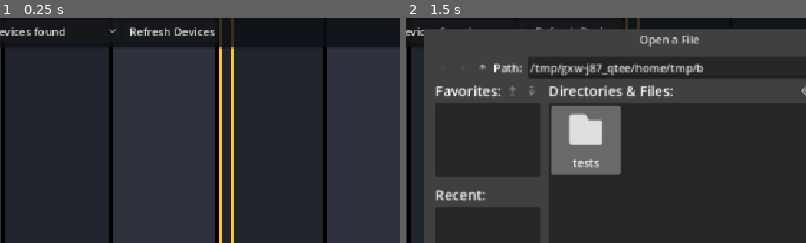
Above: before the commit, frames 1-2 (left to right).
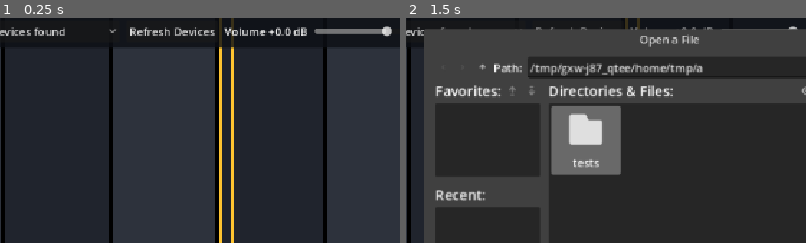
Above: after the commit, the same moments.

Repository: Tune-0-Matic/tune-o-keys
Game: Godot game, scene res://main.tscn
Same seed, same stepped clock (60 frames per second), same inputs: the game is played once before the commit and once after it.
Inputs:
- Up to frame 1 (0.25 s): no input
- Up to frame 2 (1.5 s): click "Play" at 0.5 s; click "Import MIDI" at 1.25 s
The pictures show only the part of the screen within x 17-67%, y 13-63%; the shares and areas given below are measured in that part.

The runs differ from the first frame. In frame 1, 0.9% of the frame differs, in the area x 56-98%, y 3-9%; in frame 2, 0.2%.

Commit message:
Louder: level-match each SoundFont by loudness, drop fixed -6 dB, add Volume slider
Co-Authored-By: Claude Opus 5.5 <noreply@anthropic.com>

Diff:
--- a/piano_roll.gd
+++ b/piano_roll.gd
@@ -66,6 +66,9 @@
 var label_size := 8
 var zones := []  # SoundFont.load_zones() result, or one built-in tone zone
 var playback: AudioStreamPlaybackPolyphonic
+var player := AudioStreamPlayer.new()
+var font_gain_db := 0.0  # level-matches the current SoundFont (see _select_soundfont)
+var volume_db := 0.0  # user Volume slider
 var font_picker: OptionButton
 var bpm_slider: HSlider
 var bpm_label: Label
@@ -141,10 +144,8 @@
 		add_child(layer)
 	var poly := AudioStreamPolyphonic.new()
 	poly.polyphony = 128  # engine max
-	var player := AudioStreamPlayer.new()
 	player.stream = poly
-	player.volume_db = -6.0  # headroom: full-scale piano samples clip when sustained chords stack
-	var limiter := AudioEffectHardLimiter.new()  # dense pedalled chords still sum past 0 dB; limit, don't clip
+	var limiter := AudioEffectHardLimiter.new()  # dense pedalled chords sum past 0 dB; limit, don't clip
 	limiter.ceiling_db = -0.5
 	AudioServer.add_bus_effect(0, limiter)
 	fx_bus = AudioServer.get_bus_index("Piano_FX")
@@ -329,6 +330,23 @@
 	refresh.text = "Refresh Devices"
 	refresh.pressed.connect(_refresh_midi)
 	midi_row.add_child(refresh)
+	var vol_label := Label.new()
+	midi_row.add_child(vol_label)
+	var vol := HSlider.new()
+	vol.min_value = -24.0
+	vol.max_value = 12.0
+	vol.step = 0.5
+	vol.custom_minimum_size = Vector2(160, 0)
+	vol.size_flags_vertical = Control.SIZE_SHRINK_CENTER
+	vol.value_changed.connect(func(v):
+		volume_db = v
+		vol_label.text = "Volume %+.1f dB" % v
+		_apply_volume()
+		_save_setting("volume_db", v))
+	vol.value = _load_setting("volume_db", 0.0)
+	vol_label.text = "Volume %+.1f dB" % vol.value
+	volume_db = vol.value
+	midi_row.add_child(vol)
 	var spacer := Control.new()
 	spacer.size_flags_horizontal = Control.SIZE_EXPAND_FILL
 	midi_row.add_child(spacer)
@@ -385,6 +403,18 @@
 	if zones.is_empty():
 		font_picker.select(0)
 		zones = [{lo = 0, hi = 127, vlo = 0, vhi = 127, root = 60, cents = 0, release = 0.12, stream = _synth_tone()}]
+	# Level-match: a full-velocity note lands at -14 dBFS RMS (loud, like other music players) whatever
+	# level the font was recorded at, but never so hot that one note peaks past -1 dBFS. Chords that
+	# sum higher are caught by the master limiter.
+	var lv := SoundFont.level(zones)
+	var by_loudness := linear_to_db(0.2 / maxf(lv.y, 0.0001))
+	var by_peak := linear_to_db(0.89 / maxf(lv.x, 0.001))
+	font_gain_db = clampf(minf(by_loudness, by_peak), -12.0, 30.0)
+	_apply_volume()
+
+
+func _apply_volume() -> void:
+	player.volume_db = font_gain_db + volume_db
 
 
 const SETTINGS := "user://settings.cfg"
--- a/soundfont.gd
+++ b/soundfont.gd
@@ -99,6 +99,23 @@
 	return zones
 
 
+## Level of the full-velocity zones for C2, C4 and C6 over each sample's first second (the attack):
+## x = peak, y = RMS, both 0..1. Fonts are recorded at very different levels; the player uses this to
+## level-match them by loudness (RMS) without letting a single note clip (peak).
+static func level(zones: Array) -> Vector2:
+	var top := 0
+	var sum := 0.0
+	var count := 0
+	for pitch in [36, 60, 84]:
+		var data: PackedByteArray = pick(zones, pitch, 127).stream.data
+		for i in range(0, mini(data.size(), 48000 * 2), 4):  # every other 16-bit sample is plenty
+			var v := data.decode_s16(i)
+			top = maxi(top, absi(v))
+			sum += float(v) * v
+			count += 1
+	return Vector2(top / 32768.0, sqrt(sum / maxi(count, 1)) / 32768.0)
+
+
 ## Every .sf2 under dir, subfolders included, sorted by path.
 static func find_fonts(dir: String) -> PackedStringArray:
 	var found := PackedStringArray()
Not shown, changed: Tune-O-Keys Rundown.txt
